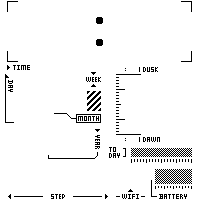
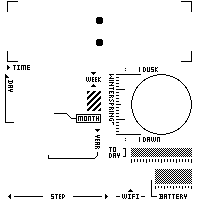
Layer changes from the first 200px x 200px image to the second:
hid "Ebene 4" over 109, 74, 192, 135
hid "Ebene 2 Kopie 2" over 109, 74, 192, 135
painted on "Ebene 2" over 109, 74, 114, 125
